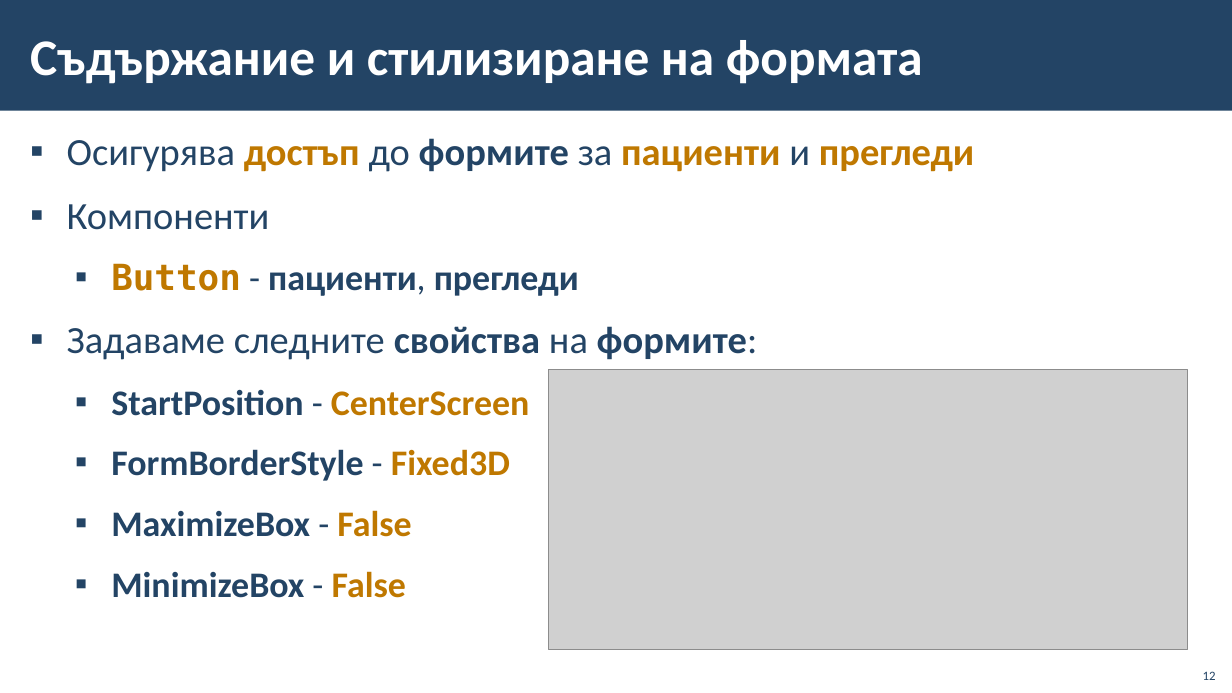
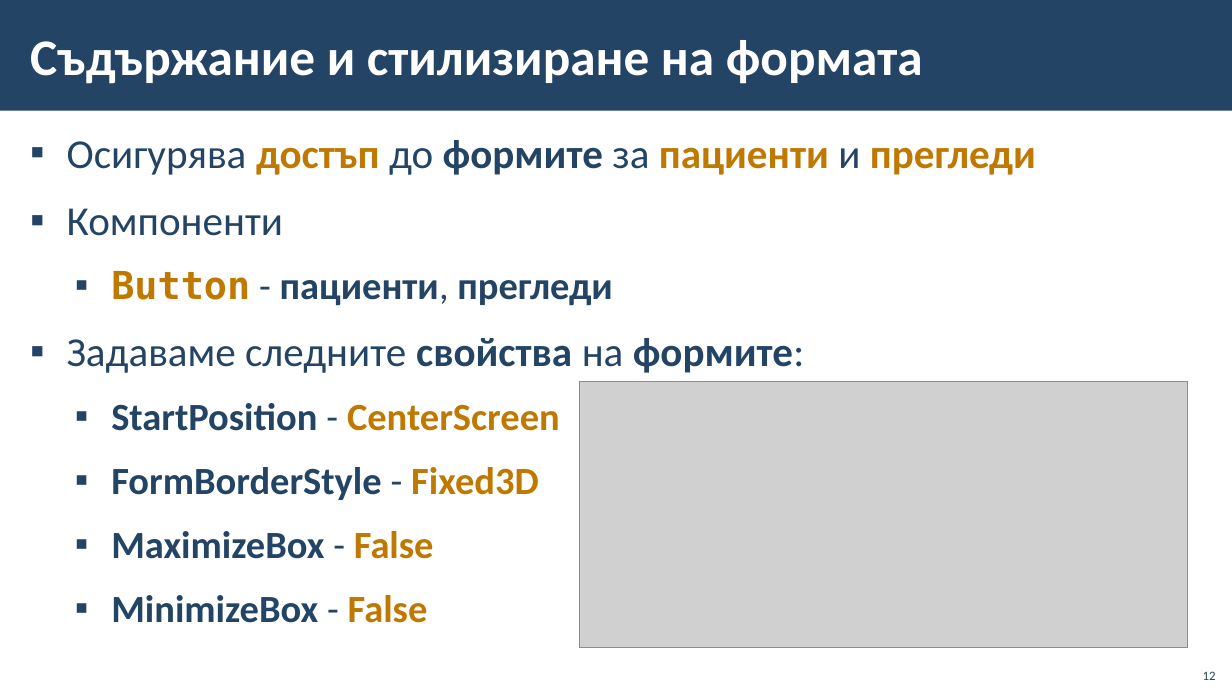
Before and after one commit to BG-IT-Edu/School-Programming, a slide deck: slide 12 of Courses/Software-Sciences/Module-4-Information-Systems-New/12-Implementation-of-Information-System/12.2-Implementation-of-Information-System.pptx. Drawn at 1232x693 pixels with LibreOffice and Linux fonts; fonts in the diff are those of the drawing; grey boxes stand for pictures; background and template pictures are left out. Boxes give left, top, right and bottom in pixels: in the first picture for what was removed or moved away, otherwise in the second. Text is boxed around its words. In the diff, an @@ line names an element or a change of style, - is before the commit and + after.

```diff
--- a/Courses/Software-Sciences/Module-4-Information-Systems-New/12-Implementation-of-Information-System/12.2-Implementation-of-Information-System.pptx
+++ b/Courses/Software-Sciences/Module-4-Information-Systems-New/12-Implementation-of-Information-System/12.2-Implementation-of-Information-System.pptx
@@ text "Осигурява достъп до формите за ..." at (67, 140, 1036, 623): size 30 to 32 pt in "Осигурява достъп до формите за пациенти и ...", "Компоненти", "Задаваме следните свойства на формите:"; size 28 to 30 pt in "Button - пациенти, прегледи", "StartPosition - CenterScreen", "FormBorderStyle - Fixed3D", "MaximizeBox - False" and 1 more places @@
@@ picture: place and size @@
-picture at (549, 370, 1189, 650)
+picture at (579, 382, 1188, 648)
```
Also in this commit, not shown: 3 other slides changed.
